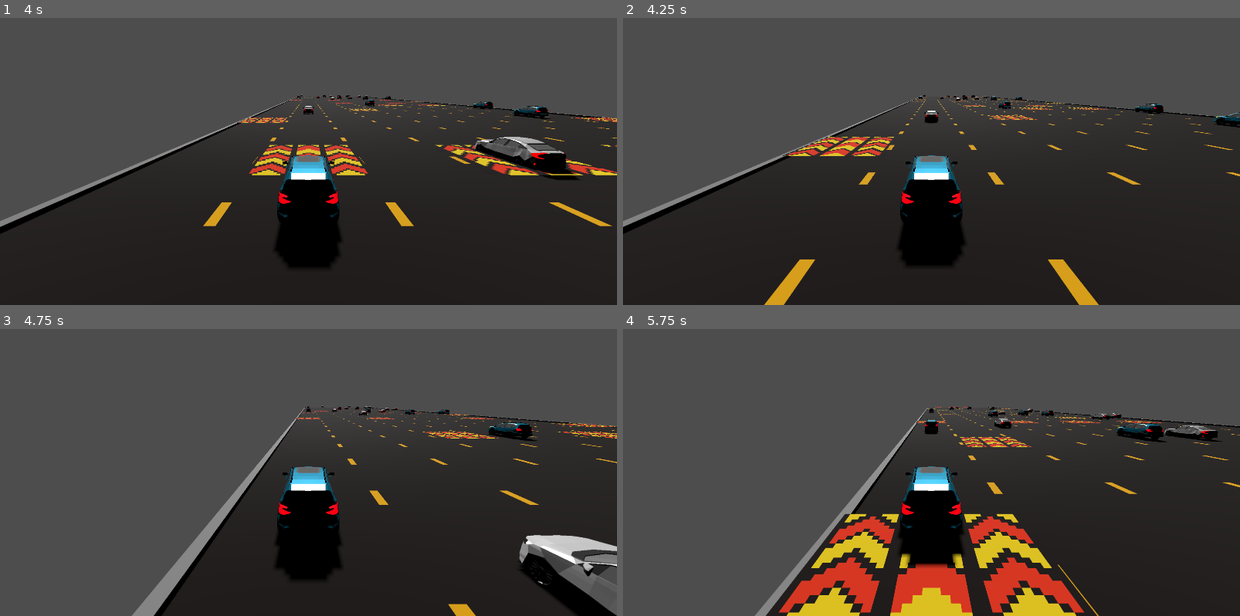
Above: before the commit, frames 1-4 (two rows, left to right).
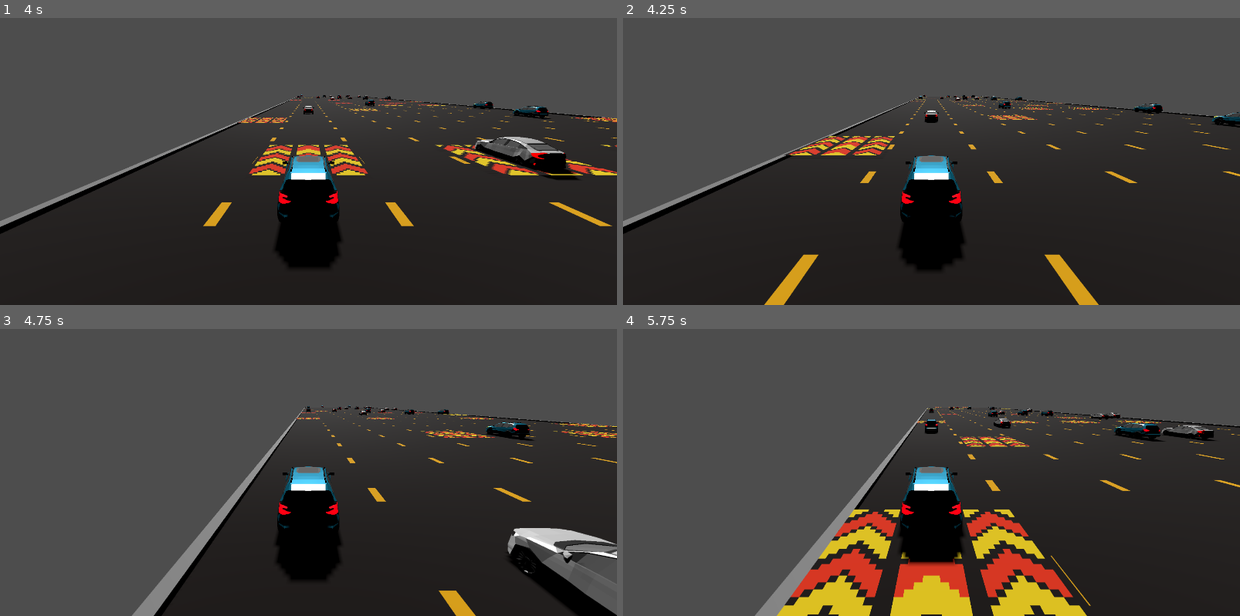
Above: after the commit, the same moments.

Repository: ethanbaedke/Race-Down-Roosevelt
Game: Godot game, scene res://game_manager.tscn
Same seed, same stepped clock (60 frames per second), same inputs: the game is played once before the commit and once after it.
Inputs (mouse positions are in pixels of both pictures, inside the frame that each line leads up to):
- Up to frame 1 (4 s): click "1 Player" at 0.5 s; tap Enter at 1.25 s; move the mouse to (444, 115) at 1.27 s; hold D 1.28-2.03 s; tap C at 1.35, 2.85 s; click (444, 115) at 1.42 s; move the mouse to (185, 150) at 2.02 s; hold A 2.03-2.78 s; tap X at 2.1, 3.6 s; move the mouse to (370, 55) at 2.77 s; hold D from 2.78 s (still down); move the mouse to (277, 201) at 3.52 s; click (277, 201) at 3.67 s
- Up to frame 2 (4.25 s): keep holding D
- Up to frame 3 (4.75 s): move the mouse to (493, 495) at 4.27 s; release D at 4.28 s; hold A from 4.28 s (still down); tap C at 4.35 s
- Up to frame 4 (5.75 s): keep holding A; move the mouse to (746, 392) at 5.02 s; tap X at 5.1 s

Frame 1 is identical in both runs. In frame 2, 0.8% of the frame differs, in the area x 25-100%, y 26-88%; in frame 3, 2.6%; in frame 4, 7.5%, in the area x 23-100%, y 26-100%.

Commit message:
Fixed vehicle hitboxes.

Diff:
--- a/race-down-roosevelt/vehicles/racer_vehicles/honda_civic.tscn
+++ b/race-down-roosevelt/vehicles/racer_vehicles/honda_civic.tscn
@@ -4,17 +4,16 @@
 [ext_resource type="PackedScene" uid="uid://uvhx5awql1e8" path="res://vehicles/honda_civic.glb" id="2_uwc0b"]
 
 [sub_resource type="BoxShape3D" id="BoxShape3D_4rng7"]
-size = Vector3(1, 1, 2.55)
+size = Vector3(0.89019775, 0.63409424, 2.3129516)
 
 [node name="HondaCivic" type="Node3D" unique_id=1093534000]
 script = ExtResource("1_uwc0b")
 
 [node name="Area3D" type="Area3D" parent="." unique_id=407952649]
-transform = Transform3D(1, 0, 0, 0, 1, 0, 0, 0, 1, 0, 0.7, -0.025)
+transform = Transform3D(1, 0, 0, 0, 1, 0, 0, 0, 1, 0, 0.40587777, -0.025)
 
 [node name="CollisionShape3D" type="CollisionShape3D" parent="Area3D" unique_id=1446051688]
-transform = Transform3D(1, 0, 0, 0, 1, 0, 0, 0, 1, -9.1552734e-05, 0, 0)
 shape = SubResource("BoxShape3D_4rng7")
 
-[node name="HondaCivicModel" parent="." unique_id=114766186 instance=ExtResource("2_uwc0b")]
+[node name="HondaCivicModel" parent="." unique_id=1671646187 instance=ExtResource("2_uwc0b")]
 transform = Transform3D(-2.1855694e-08, 0, 0.5, 0, 0.5, 0, -0.5, 0, -2.1855694e-08, -0.4615922, 0, 1.1404314)
--- a/race-down-roosevelt/vehicles/racer_vehicles/subaru_forester.tscn
+++ b/race-down-roosevelt/vehicles/racer_vehicles/subaru_forester.tscn
@@ -4,16 +4,15 @@
 [ext_resource type="PackedScene" uid="uid://40efplcfedui" path="res://vehicles/subaru_forester.glb" id="2_ce1kl"]
 
 [sub_resource type="BoxShape3D" id="BoxShape3D_meqtm"]
-size = Vector3(1, 1, 2.55)
+size = Vector3(0.91748047, 0.6846924, 2.3123658)
 
 [node name="SubaruForester" type="Node3D" unique_id=1093534000]
 script = ExtResource("1_ce1kl")
 
 [node name="Area3D" type="Area3D" parent="." unique_id=60177497]
-transform = Transform3D(1, 0, 0, 0, 1, 0, 0, 0, 1, 0, 0.7, -0.025)
+transform = Transform3D(1, 0, 0, 0, 1, 0, 0, 0, 1, 0, 0.5016584, -0.025)
 
 [node name="CollisionShape3D" type="CollisionShape3D" parent="Area3D" unique_id=228510056]
-transform = Transform3D(1, 0, 0, 0, 1, 0, 0, 0, 1, -9.1552734e-05, 0, 0)
 shape = SubResource("BoxShape3D_meqtm")
 
 [node name="SubaruForesterModel" parent="." unique_id=1946182605 instance=ExtResource("2_ce1kl")]
--- a/race-down-roosevelt/vehicles/traffic_vehicles/honda_civic_traffic.tscn
+++ b/race-down-roosevelt/vehicles/traffic_vehicles/honda_civic_traffic.tscn
@@ -3,19 +3,18 @@
 [ext_resource type="Script" uid="uid://bqi1740ikajnm" path="res://vehicles/traffic_vehicles/traffic_vehicle.gd" id="1_by02n"]
 [ext_resource type="PackedScene" uid="uid://uvhx5awql1e8" path="res://vehicles/honda_civic.glb" id="2_ugfde"]
 
-[sub_resource type="BoxShape3D" id="BoxShape3D_4rng7"]
-size = Vector3(1, 1, 2.55)
+[sub_resource type="BoxShape3D" id="BoxShape3D_by02n"]
+size = Vector3(0.89019775, 0.63409424, 2.3129516)
 
 [node name="HondaCivic" type="Node3D" unique_id=1093534000]
 script = ExtResource("1_by02n")
 speed = 8
 
-[node name="Area3D" type="Area3D" parent="." unique_id=407952649]
-transform = Transform3D(1, 0, 0, 0, 1, 0, 0, 0, 1, 0, 0.7, -0.025)
+[node name="Area3D" type="Area3D" parent="." unique_id=1328120887]
+transform = Transform3D(1, 0, 0, 0, 1, 0, 0, 0, 1, 0, 0.40587777, -0.025)
 
-[node name="CollisionShape3D" type="CollisionShape3D" parent="Area3D" unique_id=1446051688]
-transform = Transform3D(1, 0, 0, 0, 1, 0, 0, 0, 1, -9.1552734e-05, 0, 0)
-shape = SubResource("BoxShape3D_4rng7")
+[node name="CollisionShape3D" type="CollisionShape3D" parent="Area3D" unique_id=223287468]
+shape = SubResource("BoxShape3D_by02n")
 
 [node name="HondaCivicModel" parent="." unique_id=114766186 instance=ExtResource("2_ugfde")]
 transform = Transform3D(-2.1855694e-08, 0, 0.5, 0, 0.5, 0, -0.5, 0, -2.1855694e-08, -0.4615922, 0, 1.1404314)
--- a/race-down-roosevelt/vehicles/traffic_vehicles/subaru_forester_traffic.tscn
+++ b/race-down-roosevelt/vehicles/traffic_vehicles/subaru_forester_traffic.tscn
@@ -3,19 +3,18 @@
 [ext_resource type="Script" uid="uid://bqi1740ikajnm" path="res://vehicles/traffic_vehicles/traffic_vehicle.gd" id="1_ia38m"]
 [ext_resource type="PackedScene" uid="uid://40efplcfedui" path="res://vehicles/subaru_forester.glb" id="2_oduem"]
 
-[sub_resource type="BoxShape3D" id="BoxShape3D_meqtm"]
-size = Vector3(1, 1, 2.55)
+[sub_resource type="BoxShape3D" id="BoxShape3D_ia38m"]
+size = Vector3(0.91748047, 0.6846924, 2.3123658)
 
 [node name="SubaruForester" type="Node3D" unique_id=1093534000]
 script = ExtResource("1_ia38m")
 speed = 8
 
-[node name="Area3D" type="Area3D" parent="." unique_id=60177497]
-transform = Transform3D(1, 0, 0, 0, 1, 0, 0, 0, 1, 0, 0.7, -0.025)
+[node name="Area3D" type="Area3D" parent="." unique_id=743470967]
+transform = Transform3D(1, 0, 0, 0, 1, 0, 0, 0, 1, 0, 0.5016584, -0.025)
 
-[node name="CollisionShape3D" type="CollisionShape3D" parent="Area3D" unique_id=228510056]
-transform = Transform3D(1, 0, 0, 0, 1, 0, 0, 0, 1, -9.1552734e-05, 0, 0)
-shape = SubResource("BoxShape3D_meqtm")
+[node name="CollisionShape3D" type="CollisionShape3D" parent="Area3D" unique_id=962662507]
+shape = SubResource("BoxShape3D_ia38m")
 
 [node name="SubaruForesterModel" parent="." unique_id=1946182605 instance=ExtResource("2_oduem")]
 transform = Transform3D(-2.1855694e-08, 0, 0.5, 0, 0.5, 0, -0.5, 0, -2.1855694e-08, -0.46786118, 0, 1.1404314)
